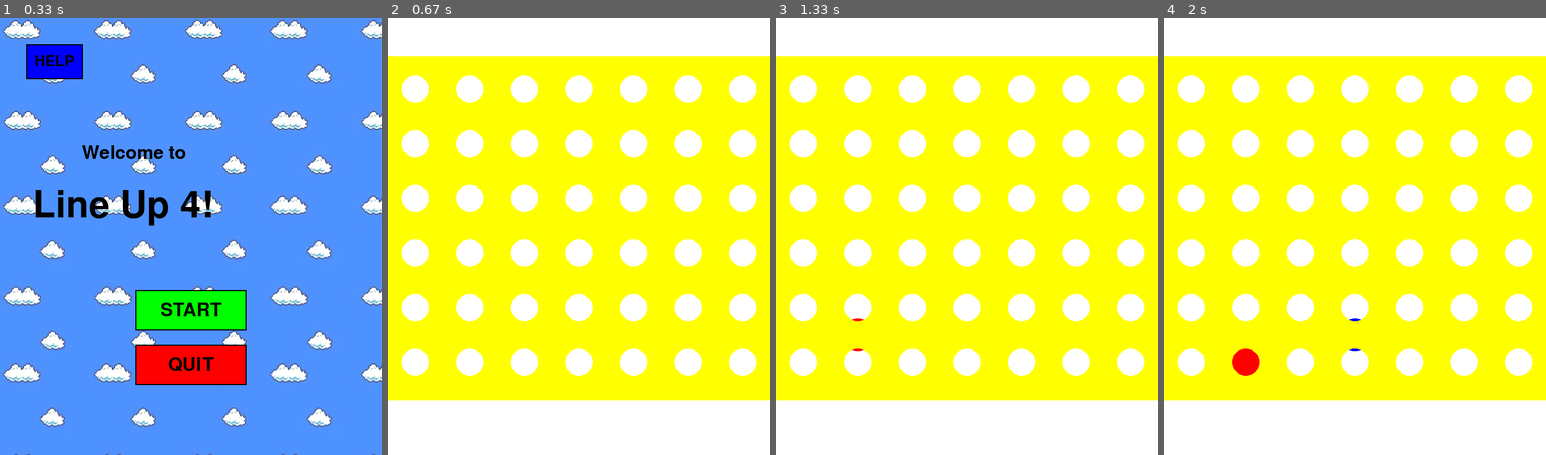
Above: before the commit, frames 1-4 (left to right).
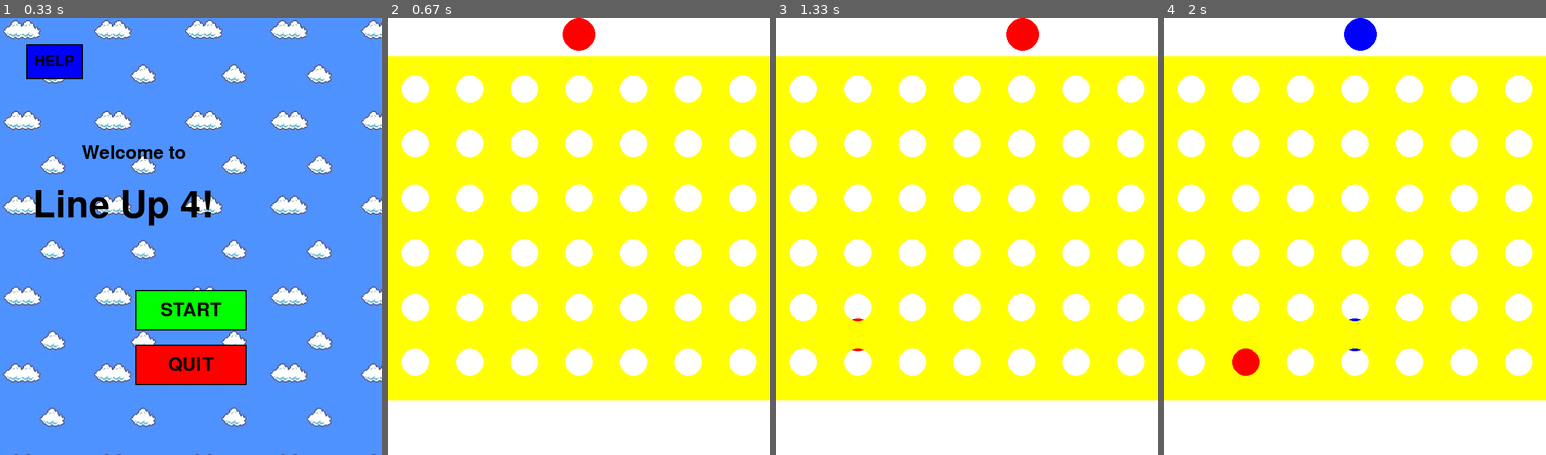
Above: after the commit, the same moments.

Repository: daniil-oliynyk/CSC290-Project
Game: pygame game, started from src/Main.py
Two runs of this game, one before a commit and one after it. Both use one fixed random seed, a clock stepped at 60 frames per second and the inputs below.
Inputs (mouse positions are in pixels of both pictures, inside the frame that each line leads up to):
- Up to frame 1 (0.33 s): no input
- Up to frame 2 (0.67 s): click "START" at 0.38 s
- Up to frame 3 (1.33 s): click (875, 240) at 0.73 s; click (1024, 83) at 1.08 s
- Up to frame 4 (2 s): click (1362, 87) at 1.4 s; click (1358, 284) at 1.75 s

Frame 1 is identical in both runs. In frame 2, 0.5% of the frame differs, in the area x 45-55%, y 0-8%; in frame 3, 0.5%; in frame 4, 0.5%.

Commit message:
DiskDisplay
Draw the disks ontop of the board so that the user may see whose turn it is and where they are dropping the disk

Diff:
--- a/src/View.py
+++ b/src/View.py
@@ -71,6 +71,7 @@
                 self.pygame.display.update()
 
         else: #display the game_board
+
             yellow = (255, 255, 0)
             #background color is white
             self.win.fill((255,255,255))
@@ -81,6 +82,8 @@
                     if disk != None:
                         disk.draw()
 
+            x_coordinate = self.pygame.mouse.get_pos()[0]
+            self.pygame.draw.circle(self.win, colour, (x_coordinate, 30), 30)
 
             #graphics for the connect four gameboard
             #vertical lines
